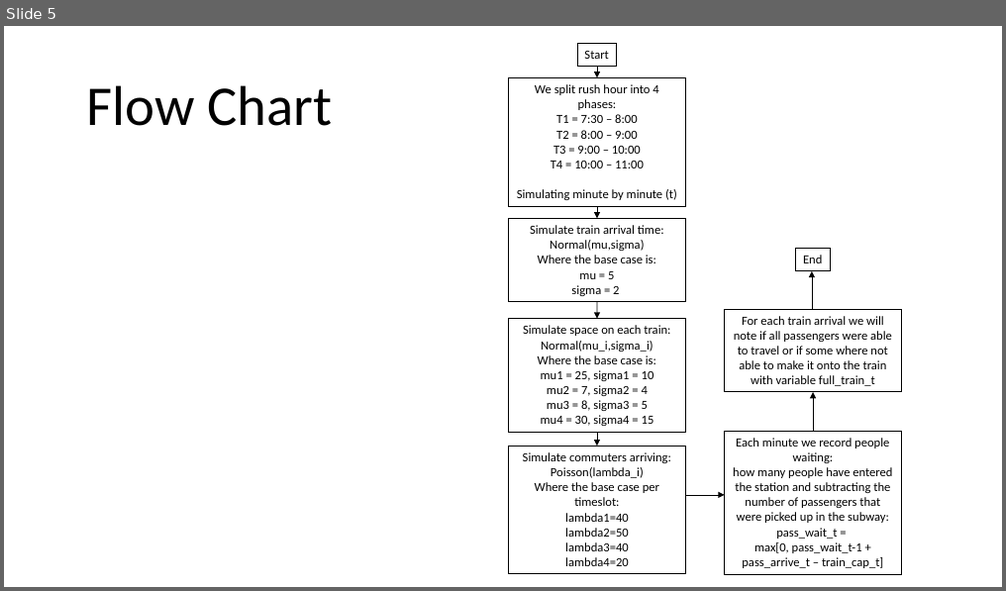
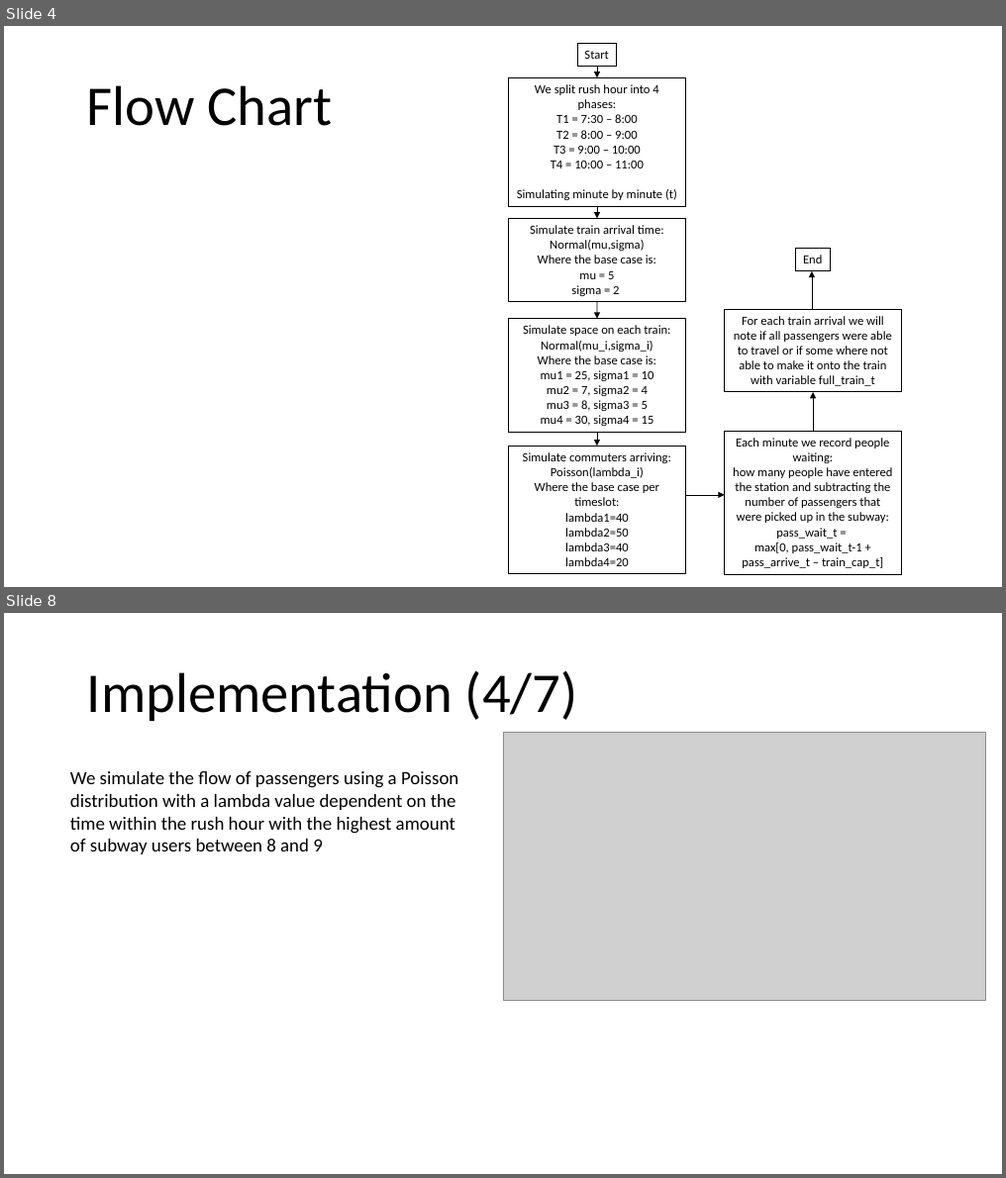
Before and after one commit to ManolisManoli/Data604_Sim-Mod, a slide deck: Final_Project/ManolisManoli_FinalProject_Data604.pptx. Shown one above the other, each under a label of ours: slide 5 before the commit, slides 4 and 8 after it; the slides between them are not shown. The pictures are 1006x591 and 1006x1178 pixels, drawn with LibreOffice and Linux fonts; fonts in the diff are those of the drawing; grey boxes stand for pictures. Boxes give left, top, right and bottom in pixels: in the first picture for what was removed or moved away, otherwise in the second. Text is boxed around its words. In the diff, an @@ line names an element or a change of style, - is before the commit and + after.

```diff
--- a/Final_Project/ManolisManoli_FinalProject_Data604.pptx
+++ b/Final_Project/ManolisManoli_FinalProject_Data604.pptx
@@ slide 8 added at bbox=[4, 613, 1002, 1174], background #FFFFFF @@
@@ text added at bbox=[87, 670, 578, 721], 54 pt, text #000000 @@
+Implementation (4/7)
@@ picture added at bbox=[503, 732, 986, 1001] @@
@@ text added at bbox=[70, 771, 458, 855], 18 pt, text #000000 @@
+We simulate the flow of passengers using a Poisson distribution with a lambda value dependent on the time within the rush hour with the highest amount of subway users between 8 and 9
@@ what was slide 5 is now slide 4 @@
```
Also in this commit, not shown: 2 slides changed, 10 other slides added, 1 slide removed.
